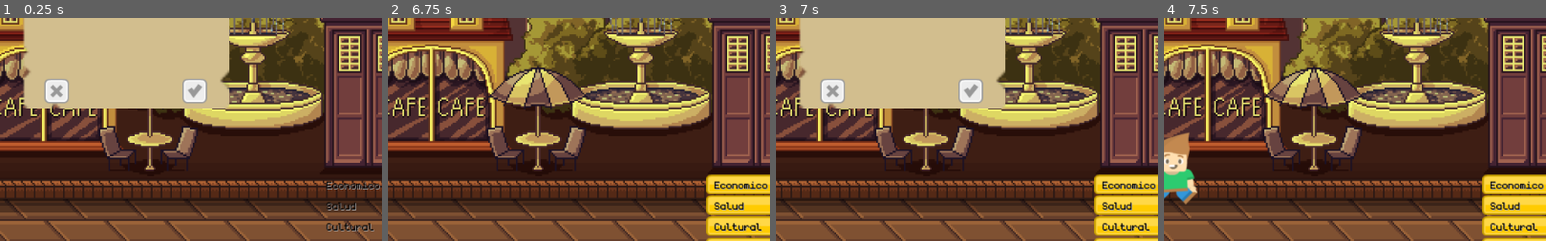
Above: before the commit, frames 1-4 (left to right).
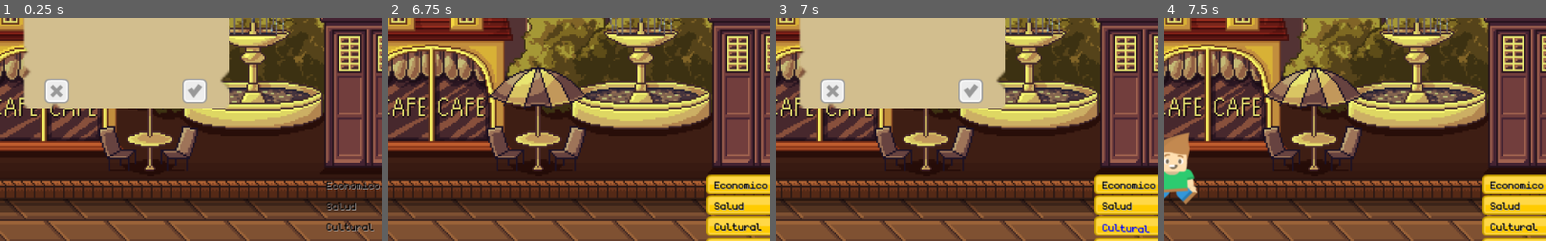
Above: after the commit, the same moments.

Repository: compumundohipermegaredUNQ/SimCovid-21
Game: Godot game, scene res://Main.tscn
Same seed, same stepped clock (60 frames per second), same inputs: the game is played once before the commit and once after it.
Inputs (mouse positions are % of the whole screen's width and height, from its top left):
- Up to frame 1 (0.25 s): no input
- Up to frame 2 (6.75 s): click (58, 61) at 0.5 s; click (40, 61) at 1.25 s; click (58, 61) at 2 s; click (40, 61) at 2.75 s; click (58, 61) at 3.5 s; move the mouse to (72, 45) at 4.27 s; move the mouse to (30, 55) at 5.02 s; move the mouse to (60, 28) at 5.77 s; move the mouse to (45, 70) at 6.52 s
- Up to frame 3 (7 s): no input
- Up to frame 4 (7.5 s): click (40, 61) at 7.25 s
The pictures show only the part of the screen within x 32-82%, y 45-95%; the shares and areas given below are measured in that part.

Frames 1-2 are identical in both runs. In frame 3, 0.4% of the frame differs, in the area x 85-98%, y 91-97%; in frame 4, nothing differs.

Commit message:
#Fixed-Se corrige el bug del feedbacks de las barras y se emprolija el texto de las cartas

Diff:
--- a/src/Card/Card.gd
+++ b/src/Card/Card.gd
@@ -50,15 +50,15 @@
 	if actual_bar:
 		actual_bar.change_textlabel()
 
-func _on_XButton_mouse_entered() -> void:
-	self.feedback()
-
-func _on_CheckButton_mouse_entered() -> void:
-	self.feedback()
-
 func _update_if_exists_actual_bar() -> void:
 	if actual_bar:
 		actual_bar.update_state()
 
 func prepend_to_description(description:String):
 	$TextLabel.text = $TextLabel.text.insert(0, description)
+
+func _on_CheckButton_ready() -> void:
+	self.feedback()
+
+func _on_XButton_ready() -> void:
+	self.feedback()
--- a/src/Card/CardBase.tscn
+++ b/src/Card/CardBase.tscn
@@ -71,7 +71,8 @@
 __meta__ = {
 "_edit_use_anchors_": false
 }
-[connection signal="mouse_entered" from="CheckButton" to="." method="_on_CheckButton_mouse_entered"]
+
 [connection signal="pressed" from="CheckButton" to="." method="_on_CheckButton_pressed"]
-[connection signal="mouse_entered" from="XButton" to="." method="_on_XButton_mouse_entered"]
+[connection signal="ready" from="CheckButton" to="." method="_on_CheckButton_ready"]
 [connection signal="pressed" from="XButton" to="." method="_on_XButton_pressed"]
+[connection signal="ready" from="XButton" to="." method="_on_XButton_ready"]
--- a/src/Card/CardsDatabase.gd
+++ b/src/Card/CardsDatabase.gd
@@ -16,17 +16,17 @@
 }
 
 const INITIAL_DECK = {
-	"Cultural": ['Las cartas con esta categoría la afectarán principalmente,\n y decidirán si tus ciudadanos aprenderán algo u olvidarán todo lo aprendido', [0.05, 0.01, -0.05, 0.03]],
-	"Economico": ['Las cartas con esta categoría la afectarán principalmente,\n y decidirán si lo que te importa es solo la plata', [0.02, 0.05, -0.2, 0.01]],
-	"Salud": ['Las cartas con esta categoría la afectarán principalmente,\n y decidirán si es un salvese quien pueda en el fin del mundo ', [0.02, -0.06, 0.04, 0.03]],
-	"Social": ['Las cartas con esta categoría la afectarán principalmente,\n y decidirán que tan mal o bien queres tratar a tus ciudadanos', [0.03, 0.02, -0.05, 0.05]]
+	"Cultural": ['Las cartas con la categoría "Cultural"\n determinarán si tus ciudadanos aprenderán algo u olvidarán todo lo aprendido', [0.05, 0.01, -0.05, 0.03]],
+	"Economico": ['Las cartas con la categoría "Economico"\n determinarán si lo que te importa es solo la plata', [0.02, 0.05, -0.2, 0.01]],
+	"Salud": ['Las cartas con la categoría "Salud"\n determinarán si es un salvese quien pueda en el fin del mundo ', [0.02, -0.06, 0.04, 0.03]],
+	"Social": ['Las cartas con esta categoría "Social"\n determinarán que tan mal o bien queres tratar a tus ciudadanos', [0.03, 0.02, -0.05, 0.05]]
 }
 
 # Remaining attempts -> Frase
 const BAD_EVENTS_FRASES = {
-	1: "Último intento\nMás no te puedo ayudar.\n\n",
-	2: "Segundo intento\nLa gente te va a bancar solo una vez más eh.\n\n",
-	3: "Primer intento\nHay que levantar esa barra.\nUn error lo tiene cualquiera, no?\n\n"
+	1: "Último intento\nMás no te puedo ayudar.",
+	2: "Segundo intento\nLa gente te va a bancar solo una vez más eh.",
+	3: "Primer intento\nHay que levantar esa barra.\nUn error lo tiene cualquiera, no?"
 }
 
 const GAME_OVER_CARDS = {
@@ -39,28 +39,28 @@
 var RANDOM_DECK = {
 
 	"Cultural": [
-		["Cerrar Escuelas\n\n Los docentes a las aulas... virtuales", [-0.19, 0.0, 0.07, -0.04]],
-		["Prohibir Deportes\n\n Excepto las canchitas de fulbo 5", [-0.15, 0.0, 0.06, -0.06]],
-		["Prohibir Actividades al Aire Libre\n\n Adiós runners", [-0.17, 0.0, 0.05, -0.08]],
+		["Cerrar Escuelas\n--------------------\n\n Los docentes a las aulas... virtuales", [-0.19, 0.0, 0.07, -0.04]],
+		["Prohibir Deportes\n--------------------\n\n Excepto las canchitas de fulbo 5", [-0.15, 0.0, 0.06, -0.06]],
+		["Prohibir Actividades al Aire Libre\n--------------------\n\n Adiós runners", [-0.17, 0.0, 0.05, -0.08]],
 	],
 
 	"Economico": [
-		["Planes Sociales\n\n Al país se lo saca laburando?", [0.0, -0.17, 0.02, 0.06]],
-		["Reducir Impuestos\n\n Vas a dar una mano al pueblo, estás seguro?", [-0.03, -0.19, -0.04, 0.07]],
-		["Libre Comercio\n\n Aduana quién te conoce", [0.04, -0.14, 0.1, -0.03]],
+		["Planes Sociales\n--------------------\n\n Al país se lo saca laburando?", [0.0, -0.17, 0.02, 0.06]],
+		["Reducir Impuestos\n--------------------\n\n Vas a dar una mano al pueblo, estás seguro?", [-0.03, -0.19, -0.04, 0.07]],
+		["Libre Comercio\n--------------------\n\n Aduana quién te conoce", [0.04, -0.14, 0.1, -0.03]],
 	],
 
 	"Salud": [
-		["Ayuda a Esenciales\n\n Y no, los políticos no entramos acá", [0.0, -0.07, 0.15, 0.04]],
-		["Aumento de Investigación\n\n Es esto o tener fe de no salir hablando ruso", [0.03, -0.06, 0.17, 0.0]],
-		["Inversión en Suplmentos\n\n A traer mas barbijos, y enseñar como usarlos", [0.02, -0.08, 0.19, 0.03]],
-		["La gente está triste\n\n ¿ Les dejamos ver a Tinelli ?", [-0.03, 0.02, 0.4, -0.01]]
+		["Ayuda a Esenciales\n--------------------\n\n Y no, los políticos no entramos acá", [0.0, -0.07, 0.15, 0.04]],
+		["Aumento de Investigación\n--------------------\n\n Es esto o tener fe de no salir hablando ruso", [0.03, -0.06, 0.17, 0.0]],
+		["Inversión en Suplementos\n--------------------\n\n A traer mas barbijos, y enseñar como usarlos", [0.02, -0.08, 0.19, 0.03]],
+		["La gente está triste\n--------------------\n\n ¿ Les dejamos ver a Tinelli ?", [-0.03, 0.02, 0.4, -0.01]]
 	],
 
 	"Social": [
-		["Limitar Comercios\n\n A usar MercadoLibre y Rappi", [0.0, -0.08, 0.05, -0.04]],
-		["Limitar Circulación\n\n No mas salidas, sólo clandestinas", [-0.02, -0.05, 0.06, -0.14]],
-		["Prohibir Eventos\n\n Bienvenidos los Zoomples", [-0.04, 0.0, 0.05, -0.018]],
+		["Limitar Comercios\n--------------------\n\n A usar MercadoLibre y Rappi", [0.0, -0.08, 0.05, -0.04]],
+		["Limitar Circulación\n--------------------\n\n No mas salidas, sólo clandestinas", [-0.02, -0.05, 0.06, -0.14]],
+		["Prohibir Eventos\n--------------------\n\n Bienvenidos los Zoomples", [-0.04, 0.0, 0.05, -0.018]],
 	]
 }
 
@@ -74,28 +74,28 @@
 var GOOD_EVENT_DECK = {
 
 	"Cultural": [
-		["Cerrar Escuelas\n\n Los docentes a las aulas... virtuales", [-0.19, 0.0, 0.07, -0.04]],
-		["Prohibir Deportes\n\n Excepto las canchitas de fulbo 5", [-0.15, 0.0, 0.06, -0.06]],
-		["Prohibir Actividades al Aire Libre\n\n Adiós runners", [-0.17, 0.0, 0.05, -0.08]],
+		["Cerrar Escuelas\n--------------------\n\n Los docentes a las aulas... virtuales", [-0.19, 0.0, 0.07, -0.04]],
+		["Prohibir Deportes\n--------------------\n\n Excepto las canchitas de fulbo 5", [-0.15, 0.0, 0.06, -0.06]],
+		["Prohibir Actividades al Aire Libre\n--------------------\n\n Adiós runners", [-0.17, 0.0, 0.05, -0.08]],
 	],
 
 	"Economico": [
-		["Planes Sociales\n\n Al país se lo saca laburando?", [0.0, -0.17, 0.02, 0.06]],
-		["Reducir Impuestos\n\n Vas a dar una mano al pueblo, estás seguro?", [-0.03, -0.19, -0.04, 0.07]],
-		["Libre Comercio\n\n Aduana quién te conoce", [0.04, -0.14, 0.1, -0.03]],
+		["Planes Sociales\n--------------------\n\n Al país se lo saca laburando?", [0.0, -0.17, 0.02, 0.06]],
+		["Reducir Impuestos\n--------------------\n\n Vas a dar una mano al pueblo, estás seguro?", [-0.03, -0.19, -0.04, 0.07]],
+		["Libre Comercio\n--------------------\n\n Aduana quién te conoce", [0.04, -0.14, 0.1, -0.03]],
 	],
 
 	"Salud": [
-		["Ayuda a Esenciales\n\n Y no, los políticos no entramos acá", [0.0, -0.07, 0.15, 0.04]],
-		["Aumento de Investigación\n\n Es esto o tener fe de no salir hablando ruso", [0.03, -0.06, 0.17, 0.0]],
-		["Inversión en Suplmentos\n\n A traer mas barbijos, y enseñar como usarlos", [0.02, -0.08, 0.19, 0.03]],
-		["La gente está triste\n\n ¿ Les dejamos ver a Tinelli ?", [-0.03, 0.02, 0.4, -0.01]]
+		["Ayuda a Esenciales\n--------------------\n\n Y no, los políticos no entramos acá", [0.0, -0.07, 0.15, 0.04]],
+		["Aumento de Investigación\n--------------------\n\n Es esto o tener fe de no salir hablando ruso", [0.03, -0.06, 0.17, 0.0]],
+		["Inversión en Suplementos\n--------------------\n\n A traer mas barbijos, y enseñar como usarlos", [0.02, -0.08, 0.19, 0.03]],
+		["La gente está triste\n--------------------\n\n ¿ Les dejamos ver a Tinelli ?", [-0.03, 0.02, 0.4, -0.01]]
 	],
 
 	"Social": [
-		["Limitar Comercios\n\n A usar MercadoLibre y Rappi", [0.0, -0.08, 0.05, -0.04]],
-		["Limitar Circulación\n\n No mas salidas, sólo clandestinas", [-0.02, -0.05, 0.06, -0.14]],
-		["Prohibir Eventos\n\n Bienvenidos los Zoomples", [-0.04, 0.0, 0.05, -0.018]],
+		["Limitar Comercios\n--------------------\n\n A usar MercadoLibre y Rappi", [0.0, -0.08, 0.05, -0.04]],
+		["Limitar Circulación\n--------------------\n\n No mas salidas, sólo clandestinas", [-0.02, -0.05, 0.06, -0.14]],
+		["Prohibir Eventos\n--------------------\n\n Bienvenidos los Zoomples", [-0.04, 0.0, 0.05, -0.018]],
 	]
 }
 
@@ -109,28 +109,28 @@
 var BAD_EVENT_DECK = {
 
 	"Cultural": [
-		["Cerrar Escuelas\n\n Los docentes a las aulas... virtuales", [-0.19, 0.0, 0.07, -0.04]],
-		["Prohibir Deportes\n\n Excepto las canchitas de fulbo 5", [-0.15, 0.0, 0.06, -0.06]],
-		["Prohibir Actividades al Aire Libre\n\n Adiós runners", [-0.17, 0.0, 0.05, -0.08]],
+		["Cerrar Escuelas\n--------------------\n\n Los docentes a las aulas... virtuales", [-0.19, 0.0, 0.07, -0.04]],
+		["Prohibir Deportes\n--------------------\n\n Excepto las canchitas de fulbo 5", [-0.15, 0.0, 0.06, -0.06]],
+		["Prohibir Actividades al Aire Libre\n--------------------\n\n Adiós runners", [-0.17, 0.0, 0.05, -0.08]],
 	],
 
 	"Economico": [
-		["Planes Sociales\n\n Al país se lo saca laburando?", [0.0, -0.17, 0.02, 0.06]],
-		["Reducir Impuestos\n\n Vas a dar una mano al pueblo, estás seguro?", [-0.03, -0.19, -0.04, 0.07]],
-		["Libre Comercio\n\n Aduana quién te conoce", [0.04, -0.14, 0.1, -0.03]],
+		["Planes Sociales\n--------------------\n\n Al país se lo saca laburando?", [0.0, -0.17, 0.02, 0.06]],
+		["Reducir Impuestos\n--------------------\n\n Vas a dar una mano al pueblo, estás seguro?", [-0.03, -0.19, -0.04, 0.07]],
+		["Libre Comercio\n--------------------\n\n Aduana quién te conoce", [0.04, -0.14, 0.1, -0.03]],
 	],
 
 	"Salud": [
-		["Ayuda a Esenciales\n\n Y no, los políticos no entramos acá", [0.0, -0.07, 0.15, 0.04]],
-		["Aumento de Investigación\n\n Es esto o tener fe de no salir hablando ruso", [0.03, -0.06, 0.17, 0.0]],
-		["Inversión en Suplmentos\n\n A traer mas barbijos, y enseñar como usarlos", [0.02, -0.08, 0.19, 0.03]],
-		["La gente está triste\n\n ¿ Les dejamos ver a Tinelli ?", [-0.03, 0.02, 0.4, -0.01]]
+		["Ayuda a Esenciales\n--------------------\n\n Y no, los políticos no entramos acá", [0.0, -0.07, 0.15, 0.04]],
+		["Aumento de Investigación\n--------------------\n\n Es esto o tener fe de no salir hablando ruso", [0.03, -0.06, 0.17, 0.0]],
+		["Inversión en Suplementos\n--------------------\n\n A traer mas barbijos, y enseñar como usarlos", [0.02, -0.08, 0.19, 0.03]],
+		["La gente está triste\n--------------------\n\n ¿ Les dejamos ver a Tinelli ?", [-0.03, 0.02, 0.4, -0.01]]
 	],
 
 	"Social": [
-		["Limitar Comercios\n\n A usar MercadoLibre y Rappi", [0.0, -0.08, 0.05, -0.04]],
-		["Limitar Circulación\n\n No mas salidas, sólo clandestinas", [-0.02, -0.05, 0.06, -0.14]],
-		["Prohibir Eventos\n\n Bienvenidos los Zoomples", [-0.04, 0.0, 0.05, -0.018]],
+		["Limitar Comercios\n--------------------\n\n A usar MercadoLibre y Rappi", [0.0, -0.08, 0.05, -0.04]],
+		["Limitar Circulación\n--------------------\n\n No mas salidas, sólo clandestinas", [-0.02, -0.05, 0.06, -0.14]],
+		["Prohibir Eventos\n--------------------\n\n Bienvenidos los Zoomples", [-0.04, 0.0, 0.05, -0.018]],
 	]
 }
 
